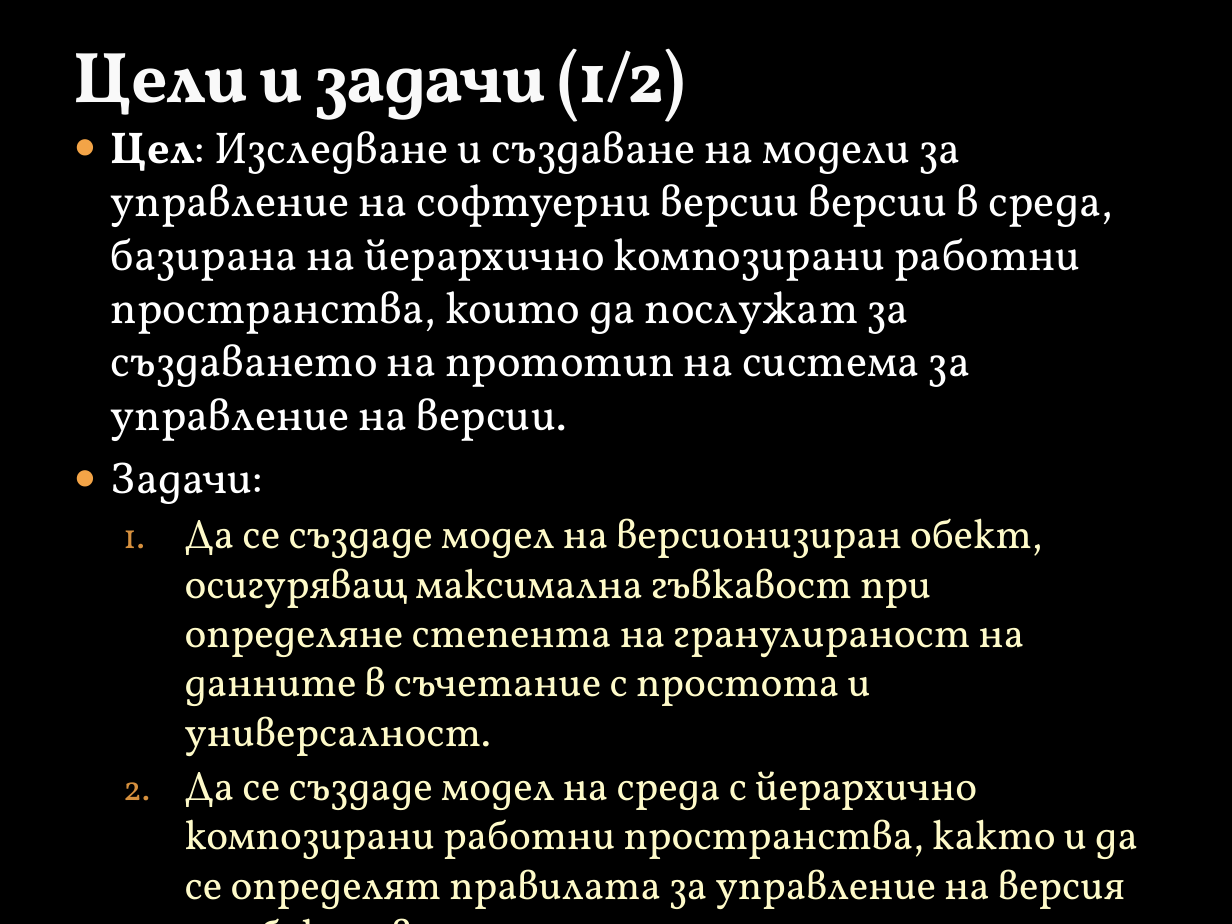
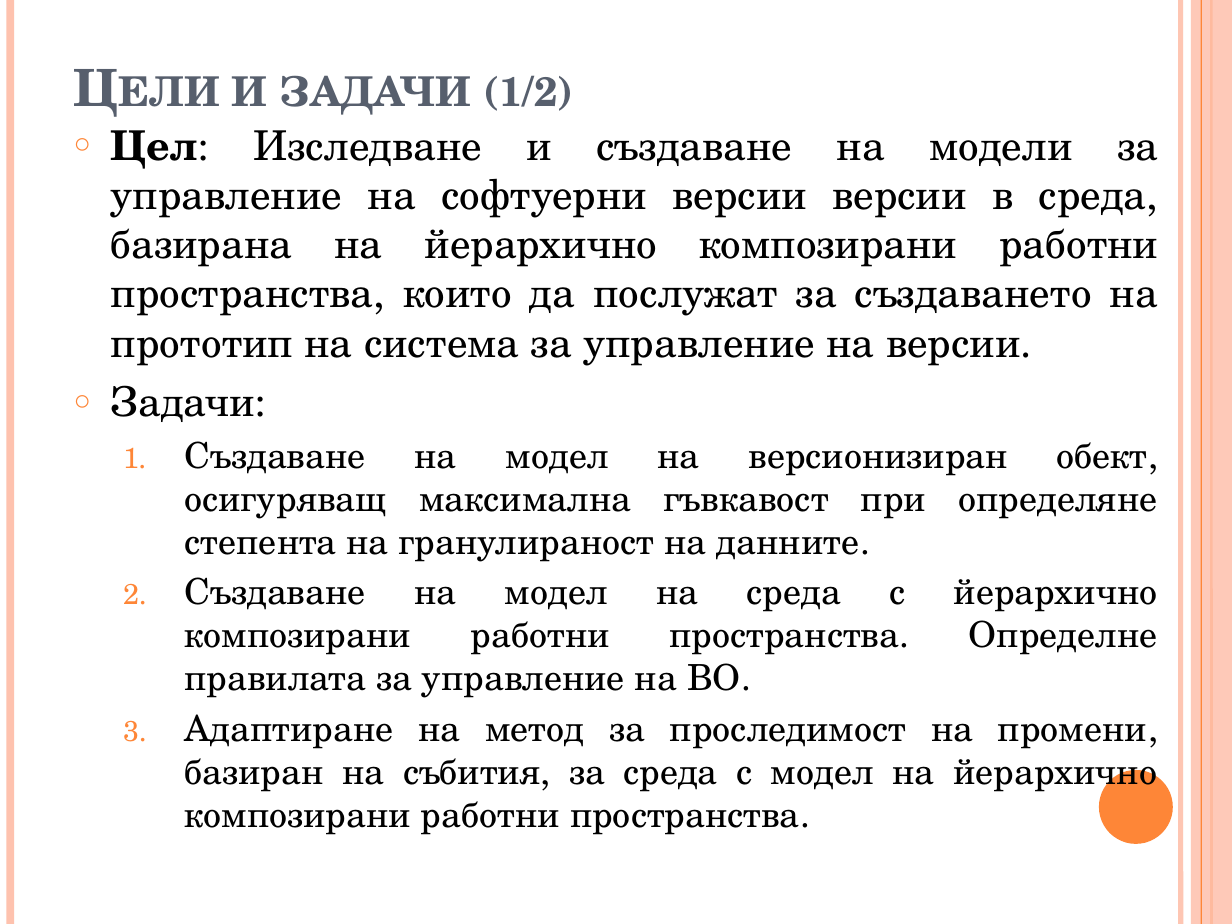
Before and after one commit to vjotov/versia, a slide deck: slide 2 of doc/Presentation.pptx. Drawn at 1232x924 pixels with LibreOffice and Linux fonts; fonts in the diff are those of the drawing; background and template pictures are left out. Boxes give left, top, right and bottom in pixels: in the first picture for what was removed or moved away, otherwise in the second. Text is boxed around its words. In the diff, an @@ line names an element or a change of style, - is before the commit and + after.

```diff
--- a/doc/Presentation.pptx
+++ b/doc/Presentation.pptx
@@ background picture (left out) to #FFFFFF @@
@@ line added from (10, 0) to (10, 924), #FEC3AE 4.5 pt @@
@@ title "Цели и задачи (1/2)" at bbox=[232, 75, 574, 115]: size 42 to 30 pt, font Vollkorn to TeX Gyre Schola, text colour #F9F9F9 to #575F6D, letter spacing -1 to 0 pt, letter outline #3C4422 0.25 pt to none, small capitals on @@
@@ line added from (1180, 0) to (1180, 924), #FEC3AE 3 pt @@
@@ rectangle added at bbox=[1191, 0, 1232, 924], fill #FEC3AE at 87% opacity @@
@@ line added from (1201, 0) to (1201, 924), #FE8637 0.75 pt @@
@@ line added from (1211, 0) to (1211, 924), #FE8637 1.5 pt @@
@@ text at bbox=[111, 130, 1158, 422]: size 26 to 24 pt, font Vollkorn to TeX Gyre Schola, text colour #FFFFFF to #000000 in "Цел: Изследване и създаване на модели за ...", "Задачи:"; alignment left to justified; bullet ● to ○; bullet colour #F3A447 to #FE8637 @@
@@ text at bbox=[185, 441, 1158, 835]: text changed; size 24 to 21 pt; font Vollkorn to TeX Gyre Schola; text colour #FEFAC9 to #000000 @@
-  1. Да се създаде модел на версионизиран обект, осигуряващ максимална гъвкавост при определяне степента на гранулираност на данните в съчетание с простота и универсалност.
-  2. Да се създаде модел на среда с йерархично композирани работни пространства, както и да се определят правилата за управление на версия на обекти в тази среда.
+  1. Създаване на модел на версионизиран обект, осигуряващ максимална гъвкавост при определяне степента на гранулираност на данните.
+  2. Създаване на модел на среда с йерархично композирани работни пространства. Определне правилата за управление на ВО.
+  3. Адаптиране на метод за проследимост на промени, базиран на събития, за среда с модел на йерархично композирани работни пространства.
@@ ellipse added at bbox=[1099, 770, 1173, 844], fill #FE8637 @@
```
Also in this commit, not shown: 13 other slides changed, 1 slide added, 3 slides removed.
